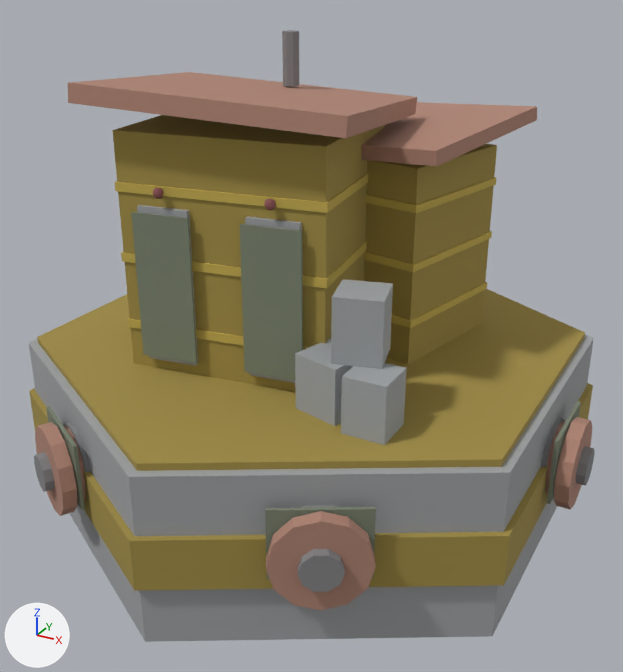
An edit to the glTF model buildings/black_market/black_market_s2_ruin.glb, drawn before and after from the same camera.
Both versions are drawn from a 50 mm lens placed at (1.21, -2.21, 1.62), pointed at (0.03, -0.07, 0.55). The axes (+X, +Y, +Z) are drawn at lower left. The lights are the same throughout. The older version comes first. Where no turn or scale is listed for an object, it has been applied to the vertices. Vertices at exactly the same position are counted once.

Before the edit, the objects in view are built like this:
```python
ob_bm_base = bpy.data.objects.new('BM_Base', me_bm_base)
ob_bm_base.location = (0.0, 0.0, 0.0)
ob_bm_shed1_led_0 = bpy.data.objects.new('BM_Shed1_LED_0', me_sphere)
ob_bm_shed1_led_0.location = (-0.22, -0.445, 1.05)
ob_bm_shed1_led_1 = bpy.data.objects.new('BM_Shed1_LED_1', me_sphere_001)
ob_bm_shed1_led_1.location = (0.097, -0.4, 1.05)
ob_bm_shed1_plank_2 = bpy.data.objects.new('BM_Shed1_Plank_2', me_cube_004)
ob_bm_shed1_plank_2.location = (-0.1, -0.15, 1.05)
ob_bm_shed1_roof = bpy.data.objects.new('BM_Shed1_Roof', me_cube_005)
ob_bm_shed1_roof.location = (-0.1, -0.15, 1.26)
ob_bm_shed2_plank_2 = bpy.data.objects.new('BM_Shed2_Plank_2', me_cube_013)
ob_bm_shed2_plank_2.location = (0.15, 0.2, 0.99)
ob_bm_shed2_roof = bpy.data.objects.new('BM_Shed2_Roof', me_cube_014)
ob_bm_shed2_roof.location = (0.18, 0.2, 1.15)
ob_bm_tarp_5 = bpy.data.objects.new('BM_Tarp_5', me_cube_024)
ob_bm_tarp_5.location = (0.408, -0.707, 0.33)
ob_bm_ventpipe = bpy.data.objects.new('BM_VentPipe', me_cylinder)
ob_bm_ventpipe.location = (-0.1, 0.05, 1.35)
# also in view: 'BM_Flange_4_disc' at (-0.42, -0.73, 0.3); 'BM_Crate_1' at (0.42, -0.45, 0.59); 'BM_Flange_5_disc' at (0.42, -0.73, 0.3); 'BM_Shed2_Walls' at (0.15, 0.2, 0.8); 'BM_Shed1_Plank_1' at (-0.1, -0.15, 0.85)
```
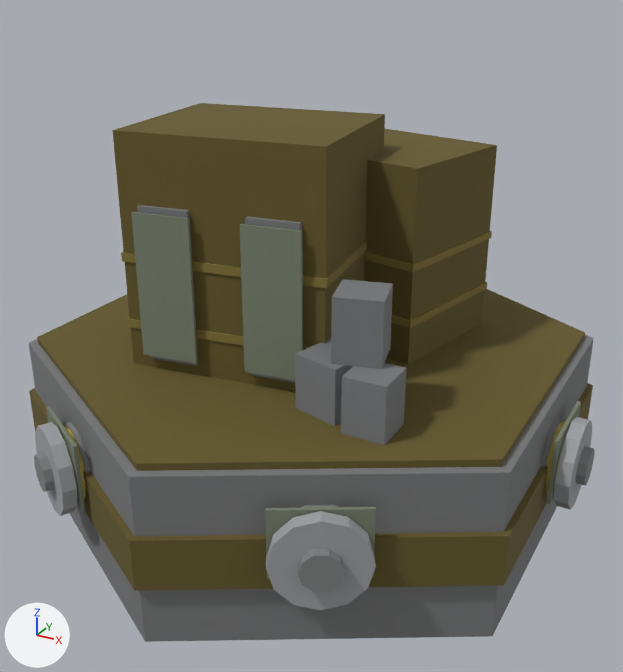
Boxes [x1, y1, x2, y2] around the edits, measured in the pictures (623 x 672 px):
'BM_Shed1_Roof', deleted (beige)
    before: [68, 72, 417, 138]
'BM_Shed2_Roof', deleted (beige)
    before: [361, 102, 537, 166]
'BM_Shed1_Plank_2', deleted (yellow)
    before: [115, 173, 368, 213]
'BM_Shed2_Plank_2', deleted (yellow)
    before: [366, 177, 497, 213]
'BM_VentPipe', deleted
    before: [282, 30, 299, 86]
'BM_Shed1_LED_1', deleted
    before: [264, 199, 276, 210]
'BM_Shed1_LED_0', deleted
    before: [153, 188, 164, 199]
part 1 of me_bm_base, recoloured (darker)
    both: [29, 334, 594, 642]
part 2 of me_bm_base_plank, recoloured (yellow to brown)
    both: [29, 383, 593, 591]
part 3 of me_bm_base_top, recoloured (yellow to brown)
    both: [37, 289, 585, 471]
part 4 of me_cube_001, recoloured (yellow to brown)
    before: [112, 115, 385, 392]
    after: [112, 103, 385, 392]
part 5 of me_cube_003, recoloured
    both: [121, 242, 367, 288]
part 6 of me_cube_010, recoloured (darker)
    before: [364, 144, 497, 364]
    after: [364, 129, 497, 364]
part 7 of me_cylinder_003, recoloured (beige to grey)
    both: [554, 417, 592, 510]
part 8 of me_cylinder_051, recoloured (beige to grey)
    both: [35, 422, 78, 516]
part 9 of me_cylinder_063, recoloured (beige to grey)
    both: [266, 511, 376, 610]
part 10 of me_cube_025, recoloured (darker)
    both: [295, 338, 353, 426]
part 11 of me_cube_026, recoloured (darker)
    both: [341, 363, 407, 445]
part 12 of me_cube_027, recoloured (darker)
    both: [331, 279, 393, 369]

The change, as a list of edits to the scene's bpy script:
```text
Change me_bm_base:
    where me_bm_base.from_pydata(...)  # 12 vertices, 20 faces; spans x -0.78..0.78, y -0.9..0.9, z 0.0..0.5
    me_bm_base part 1: 20 faces centred in x -0.78..0.78, y -0.75..0.75, z 0.0..0.5 are repainted in the vertex colours; the middle colour goes from grey #a0a2a4 to grey #797a7b
Change me_bm_base_plank:
    where me_bm_base_plank.from_pydata(...)  # 12 vertices, 20 faces; spans x -0.8..0.8, y -0.92..0.92, z 0.18..0.33
    me_bm_base_plank part 2: 20 faces centred in x -0.8..0.8, y -0.77..0.77, z 0.18..0.33 are repainted in the vertex colours; the middle colour goes from yellow #a28e45 to brown #655928
Change me_bm_base_top:
    where me_bm_base_top.from_pydata(...)  # 12 vertices, 20 faces; spans x -0.75..0.75, y -0.87..0.87, z 0.49..0.52
    me_bm_base_top part 3: 20 faces centred in x -0.75..0.75, y -0.73..0.73, z 0.49..0.52 are repainted in the vertex colours; the middle colour goes from yellow #a28e45 to brown #655928
Change me_cube_001:
    where me_cube_001.from_pydata(...)  # 8 vertices, 12 faces; spans x -0.332..0.332, y -0.289..0.289, z -0.35..0.35
    me_cube_001 part 4: 12 faces centred in x -0.309..0.309, y -0.261..0.261, z -0.35..0.35 are repainted in the vertex colours; the middle colour goes from yellow #a28e45 to brown #655928
Change me_cube_003:
    where me_cube_003.from_pydata(...)  # 8 vertices, 12 faces; spans x -0.338..0.338, y -0.295..0.295, z -0.013..0.013
    me_cube_003 part 5: 12 faces centred in x -0.314..0.314, y -0.267..0.267, z -0.013..0.013 are repainted in the vertex colours; the middle colour goes from yellow #c4ac50 to yellow #837337
Change me_cube_010:
    where me_cube_010.from_pydata(...)  # 8 vertices, 12 faces; spans x -0.288..0.288, y -0.257..0.257, z -0.3..0.3
    me_cube_010 part 6: 12 faces centred in x -0.259..0.259, y -0.223..0.223, z -0.3..0.3 are repainted in the vertex colours; the middle colour goes from yellow #a28e45 to brown #655928
Change me_cylinder_003:
    where me_cylinder_003.from_pydata(...)  # 24 vertices, 44 faces; spans x -0.02..0.02, y -0.13..0.13, z -0.13..0.13
    me_cylinder_003 part 7: 44 faces centred in x -0.02..0.02, y -0.124..0.124, z -0.124..0.124 are repainted in the vertex colours; the middle colour goes from beige #af8473 to grey #a0a2a6
Change me_cylinder_051:
    where me_cylinder_051.from_pydata(...)  # 24 vertices, 44 faces; spans x -0.123..0.123, y -0.082..0.082, z -0.13..0.13
    me_cylinder_051 part 8: 44 faces centred in x -0.111..0.113, y -0.069..0.077, z -0.124..0.124 are repainted in the vertex colours; the middle colour goes from beige #af8473 to grey #a0a2a6
Change me_cylinder_063:
    where me_cylinder_063.from_pydata(...)  # 24 vertices, 44 faces; spans x -0.123..0.123, y -0.082..0.082, z -0.13..0.13
    me_cylinder_063 part 9: 44 faces centred in x -0.113..0.111, y -0.069..0.077, z -0.124..0.124 are repainted in the vertex colours; the middle colour goes from beige #af8473 to grey #a0a2a6
Change me_cube_025:
    where me_cube_025.from_pydata(...)  # 8 vertices, 12 faces; spans x -0.086..0.086, y -0.086..0.086, z -0.09..0.09
    me_cube_025 part 10: 12 faces centred in x -0.074..0.074, y -0.074..0.074, z -0.09..0.09 are repainted in the vertex colours; the middle colour goes from grey #a0a4a6 to grey #797b7e
Change me_cube_026:
    where me_cube_026.from_pydata(...)  # 8 vertices, 12 faces; spans x -0.06..0.06, y -0.06..0.06, z -0.09..0.09
    me_cube_026 part 11: 12 faces centred in x -0.06..0.06, y -0.06..0.06, z -0.09..0.09 are repainted in the vertex colours; the middle colour goes from grey #a0a4a6 to grey #797b7e
Change me_cube_027:
    where me_cube_027.from_pydata(...)  # 8 vertices, 12 faces; spans x -0.08..0.08, y -0.08..0.08, z -0.09..0.09
    me_cube_027 part 12: 12 faces centred in x -0.068..0.068, y -0.068..0.068, z -0.09..0.09 are repainted in the vertex colours; the middle colour goes from grey #a0a4a6 to grey #797b7e
Remove ob_bm_shed1_plank_2:
    ob_bm_shed1_plank_2 = bpy.data.objects.new('BM_Shed1_Plank_2', me_cube_004)
Remove ob_bm_shed1_roof:
    ob_bm_shed1_roof = bpy.data.objects.new('BM_Shed1_Roof', me_cube_005)
Remove ob_bm_shed1_led_0:
    ob_bm_shed1_led_0 = bpy.data.objects.new('BM_Shed1_LED_0', me_sphere)
Remove ob_bm_shed1_led_1:
    ob_bm_shed1_led_1 = bpy.data.objects.new('BM_Shed1_LED_1', me_sphere_001)
Remove ob_bm_shed2_plank_2:
    ob_bm_shed2_plank_2 = bpy.data.objects.new('BM_Shed2_Plank_2', me_cube_013)
Remove ob_bm_shed2_roof:
    ob_bm_shed2_roof = bpy.data.objects.new('BM_Shed2_Roof', me_cube_014)
Remove ob_bm_ventpipe:
    ob_bm_ventpipe = bpy.data.objects.new('BM_VentPipe', me_cylinder)
```
